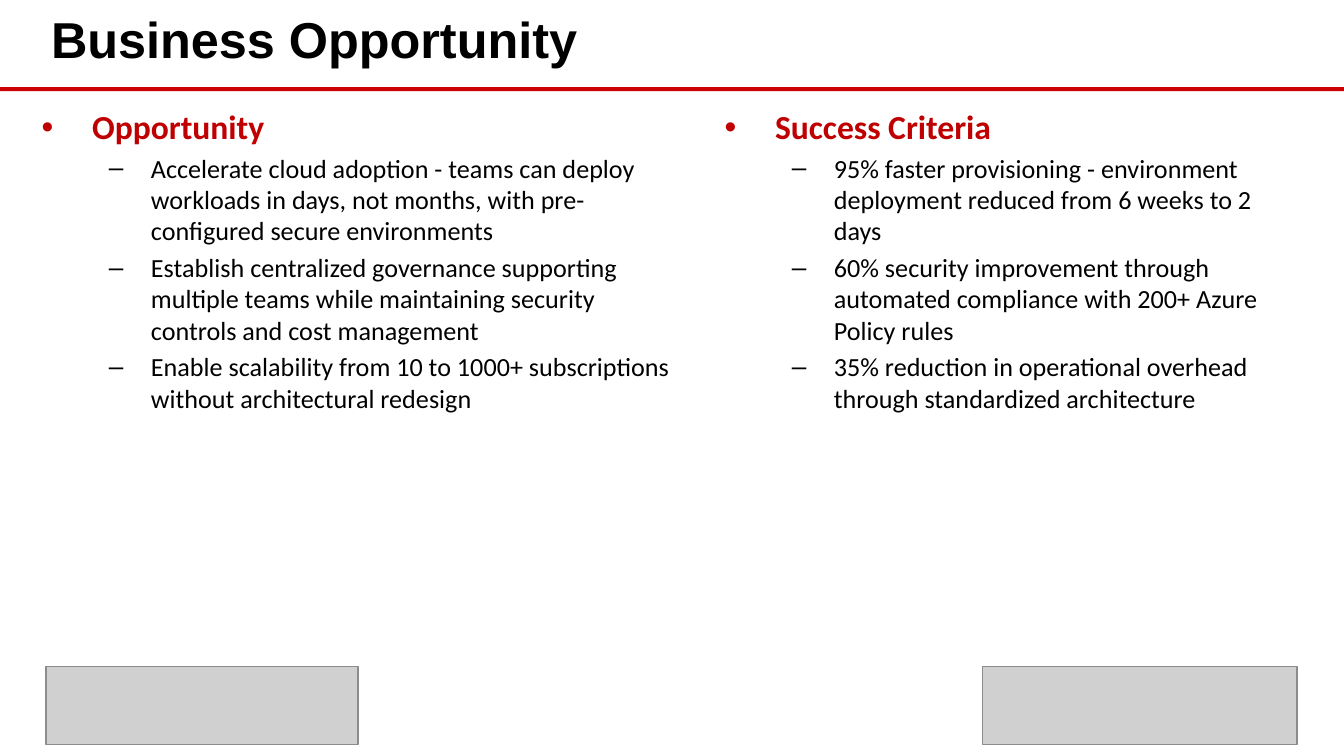
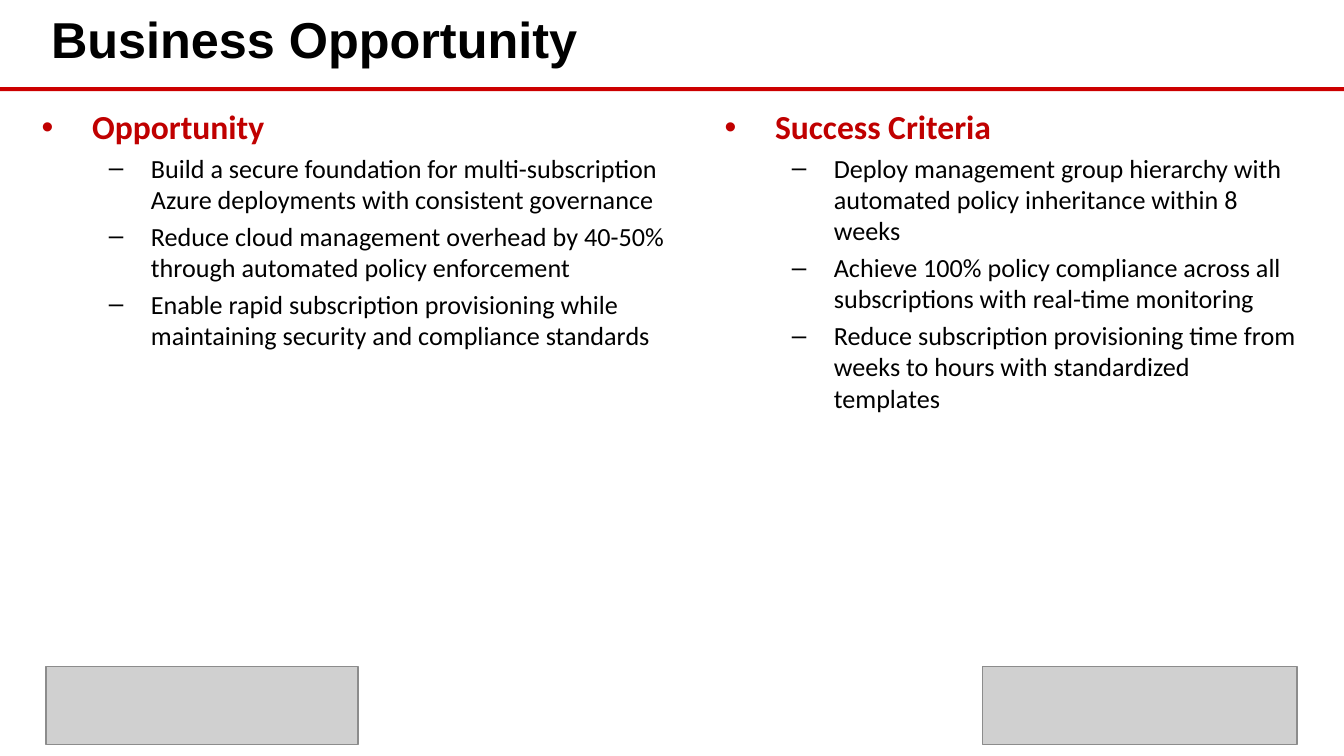
Before and after one commit to eoframework/solutions, a slide deck: slide 2 of solutions/azure/cloud/enterprise-landing-zone/presales/solution-briefing.pptx. Drawn at 1344x756 pixels with LibreOffice and Linux fonts; fonts in the diff are those of the drawing; grey boxes stand for pictures; background and template pictures are left out. Boxes give left, top, right and bottom in pixels: in the first picture for what was removed or moved away, otherwise in the second. Text is boxed around its words. In the diff, an @@ line names an element or a change of style, - is before the commit and + after.

Commit message:
Add Engagement Scope slides with solution-specific scope for Azure solutions
- Document Intelligence: IDP scope (document types, AI/ML complexity, accuracy)
- Enterprise Landing Zone: Landing zone scope (management groups, subscriptions, policies)
- Sentinel SIEM: Security scope (data connectors, analytics rules, log ingestion)
- DevOps Enterprise Platform: DevOps scope (repositories, pipelines, deployments)
- Virtual Desktop: AVD scope (host pools, app groups, user profiles)
- Virtual WAN Global: Network scope (WAN hubs, VPN connections, bandwidth)
- Updated LOE CSVs with proper SCOPE ASSUMPTIONS structure for Doc Intel and Landing Zone
- Regenerated all 6 PPTX files with 11-slide structure including Engagement Scope

```diff
--- a/solutions/azure/cloud/enterprise-landing-zone/presales/solution-briefing.pptx
+++ b/solutions/azure/cloud/enterprise-landing-zone/presales/solution-briefing.pptx
@@ text at [151,160,664,350]: text changed @@
-  – Accelerate cloud adoption - teams can deploy workloads in days, not months, with pre-configured secure environments
-  – Establish centralized governance supporting multiple teams while maintaining security controls and cost management
-  – Enable scalability from 10 to 1000+ subscriptions without architectural redesign
+  – Build a secure foundation for multi-subscription Azure deployments with consistent governance
+  – Reduce cloud management overhead by 40-50% through automated policy enforcement
+  – Enable rapid subscription provisioning while maintaining security and compliance standards
@@ text at [834,160,1295,413]: text changed @@
-  – 95% faster provisioning - environment deployment reduced from 6 weeks to 2 days
-  – 60% security improvement through automated compliance with 200+ Azure Policy rules
-  – 35% reduction in operational overhead through standardized architecture
+  – Deploy management group hierarchy with automated policy inheritance within 8 weeks
+  – Achieve 100% policy compliance across all subscriptions with real-time monitoring
+  – Reduce subscription provisioning time from weeks to hours with standardized templates
```
Also in this commit, not shown: 8 other slides changed, 1 slide added, 13 other files.
